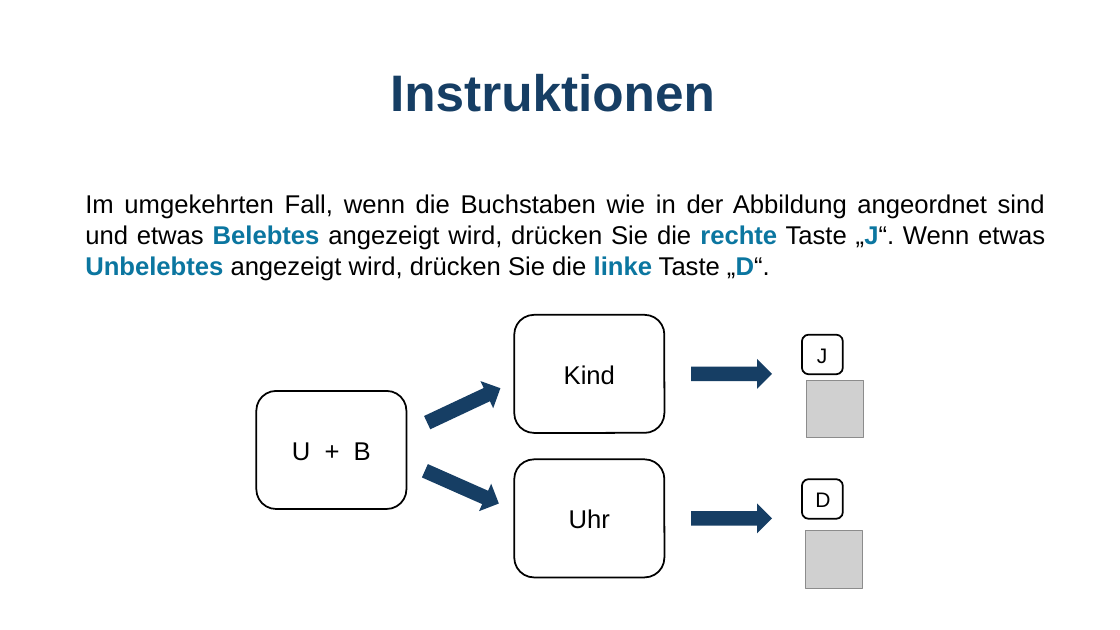
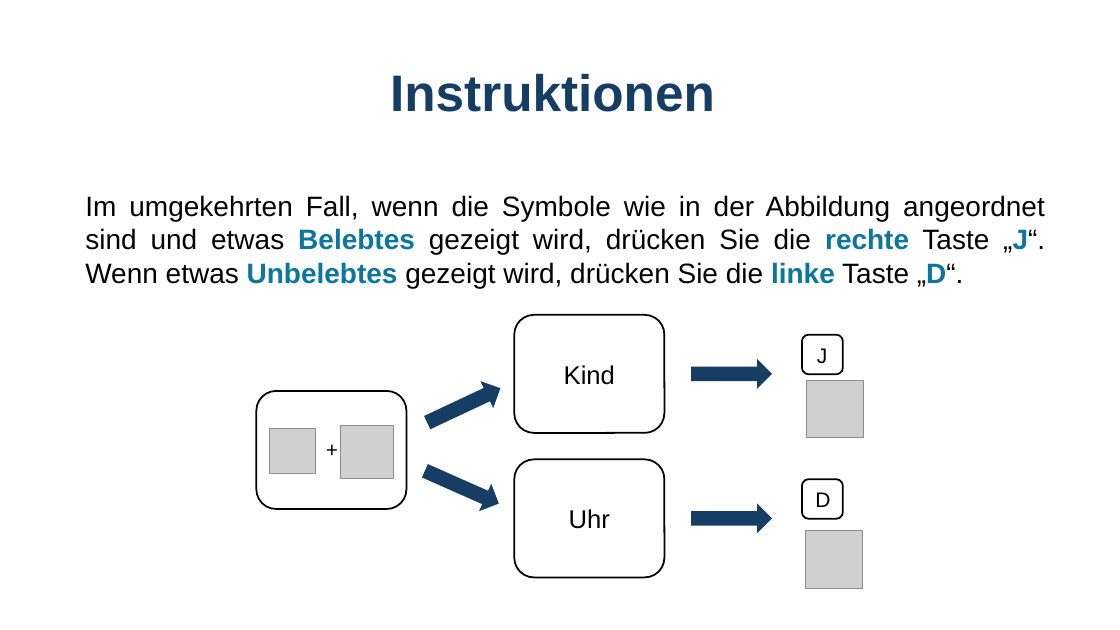
Before and after one commit to GidonFrischkorn/Ambizione-IndividualDifferencesStudy, a slide deck: slide 5 of tasks/word-judgement-changingSR/assets/Instructions_wordschangeSR.pptx. Drawn at 1120x630 pixels with LibreOffice and Linux fonts; fonts in the diff are those of the drawing; grey boxes stand for pictures. Boxes give left, top, right and bottom in pixels: in the first picture for what was removed or moved away, otherwise in the second. Text is boxed around its words. In the diff, an @@ line names an element or a change of style, - is before the commit and + after.

```diff
--- a/tasks/word-judgement-changingSR/assets/Instructions_wordschangeSR.pptx
+++ b/tasks/word-judgement-changingSR/assets/Instructions_wordschangeSR.pptx
@@ text at (x1=85, y1=195, x2=1045, y2=288): text changed; size 22 to 24 pt @@
-Im umgekehrten Fall, wenn die Buchstaben wie in der Abbildung angeordnet sind und etwas Belebtes angezeigt wird, drücken Sie die rechte Taste „J“. Wenn etwas Unbelebtes angezeigt wird, drücken Sie die linke Taste „D“.
+Im umgekehrten Fall, wenn die Symbole wie in der Abbildung angeordnet sind und etwas Belebtes gezeigt wird, drücken Sie die rechte Taste „J“. Wenn etwas Unbelebtes gezeigt wird, drücken Sie die linke Taste „D“.
@@ picture added at (x1=270, y1=429, x2=315, y2=474) @@
@@ text removed at (x1=292, y1=442, x2=371, y2=461) @@
-U + B
@@ text added at (x1=318, y1=432, x2=346, y2=465), 18 pt, text #000000 @@
++
@@ picture added at (x1=341, y1=425, x2=394, y2=478) @@
```
Also in this commit, not shown: 3 other slides changed, 12 other files.
